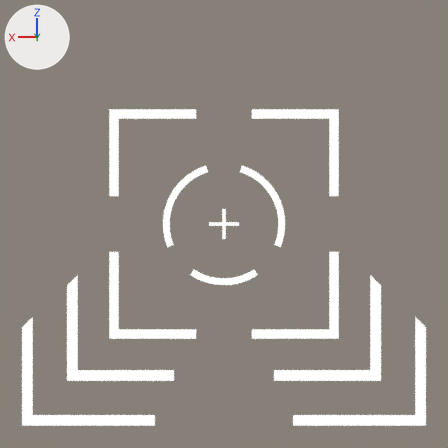
What one commit did to the Blender file [workfiles]/reticle.blend.
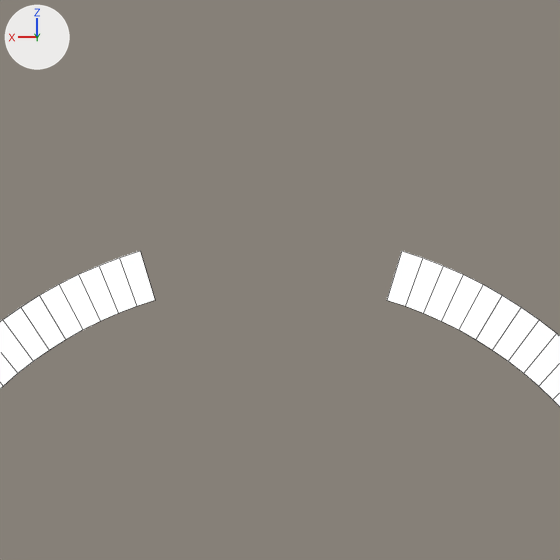
The first picture shows the older version from the file's camera 'Camera'. The close-ups show both versions on the part from 42% to 59% of the width and 29% to 46% of the height of that picture; other places that the commit changed are outside them. Arrows for +X, +Y and +Z are at upper left; the lights stay in place. The close-ups show mesh edges as thin lines.

In view in the first close-up: 'ragnok'.
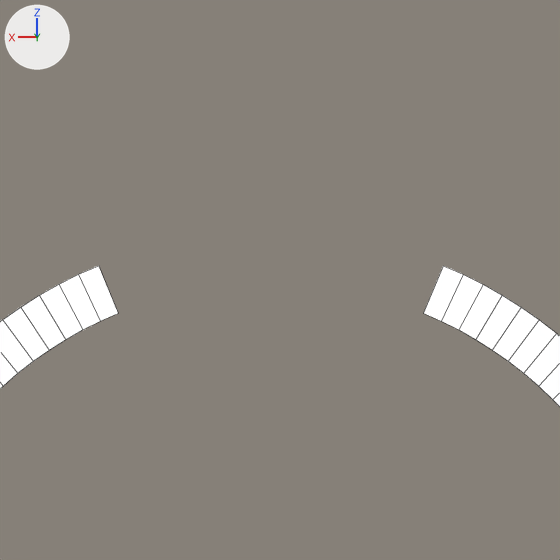
Boxes [x1, y1, x2, y2] around the edits, measured in the close-ups (560 x 560 px):
'ragnok', reshaped
    before: [0, 251, 560, 407]
    after: [0, 266, 560, 407]
part 1 of me_circle_004, deleted
    before: [99, 251, 443, 313]

Patch to the scene script:
```diff
--- a/[workfiles]/reticle.blend.py
+++ b/[workfiles]/reticle.blend.py
@@ me_circle_004 @@
 me_circle_004.from_pydata(...)  # 250 vertices, 113 faces; spans x -3.3..3.3, y -1.49..-0.71, z -3.29..1.87
 # used by ob_ragnok; location = (0.0, 0.0, 0.0)
 # verts and faces of me_circle_004; kept vertices keep their numbers, new ones are numbered from 250
 # before: 0 (-0.29, -1.47, 0.96) at pixel (401, 250), 1 (-0.34, -1.47, 0.94) at pixel (422, 257), 2 (-0.38, -1.47, 0.92) at pixel (443, 265), 92 (0.38, -1.47, 0.92) at pixel (98, 265), 93 (0.34, -1.47, 0.94) at pixel (119, 257)
 # before: 94 (0.29, -1.47, 0.96) at pixel (140, 250), 95 (-0.26, -1.44, 0.85) at pixel (386, 300), 96 (-0.3, -1.44, 0.83) at pixel (405, 306), 97 (-0.34, -1.44, 0.82) at pixel (423, 313), 187 (0.34, -1.44, 0.82) at pixel (118, 313)
 # before: 188 (0.3, -1.44, 0.83) at pixel (136, 306), 189 (0.26, -1.44, 0.85) at pixel (155, 300)
+# me_circle_004 part 1
+delete_vertices([0, 1, *range(93, 97), 188, 189])  # with the faces that use them
 me_circle_004.materials.append(mat_white)
```
